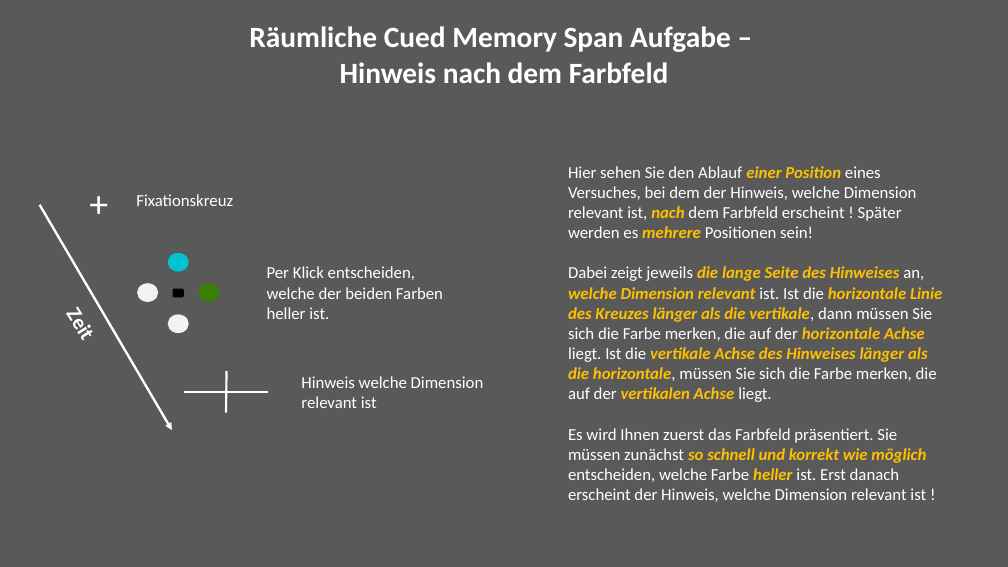
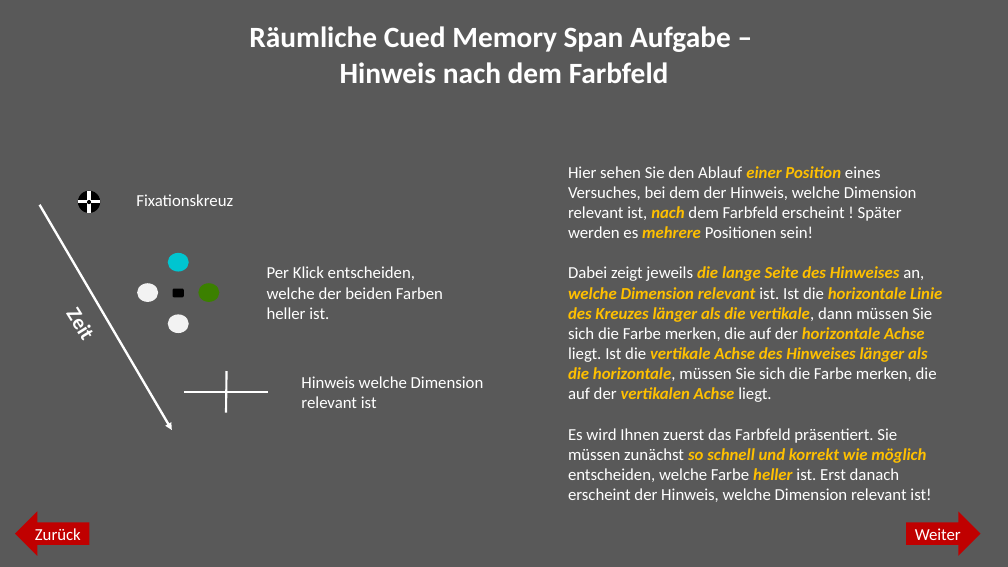
Before and after one commit to jgman86/neurocognitive-psychometrics, a slide deck: slide 4 of M3-ExpSpatial/Instructions/Instructions_spatial.pptx. Drawn at 1008x567 pixels with LibreOffice and Linux fonts; fonts in the diff are those of the drawing. Boxes give left, top, right and bottom in pixels: in the first picture for what was removed or moved away, otherwise in the second. Text is boxed around its words. In the diff, an @@ line names an element or a change of style, - is before the commit and + after.

```diff
--- a/M3-ExpSpatial/Instructions/Instructions_spatial.pptx
+++ b/M3-ExpSpatial/Instructions/Instructions_spatial.pptx
@@ text removed at bbox=[76, 175, 122, 229] @@
-+
@@ group added at bbox=[78, 191, 101, 213]: 2 ellipses, 2 lines @@
@@ text at bbox=[568, 428, 931, 502]: spaces changed @@
-Es wird Ihnen zuerst das Farbfeld präsentiert. Sie müssen zunächst so schnell und korrekt wie möglich entscheiden, welche Farbe heller ist. Erst danach erscheint der Hinweis, welche Dimension relevant ist !
+Es wird Ihnen zuerst das Farbfeld präsentiert. Sie müssen zunächst so schnell und korrekt wie möglich entscheiden, welche Farbe heller ist. Erst danach erscheint der Hinweis, welche Dimension relevant ist!
@@ left arrow added at bbox=[15, 511, 89, 556], fill #C00000, 16 pt, text #FFFFFF @@
+Zurück
@@ right arrow added at bbox=[907, 511, 981, 556], fill #C00000, 16 pt, text #FFFFFF @@
+Weiter
```
Also in this commit, not shown: 9 other slides changed, 3 other files.
